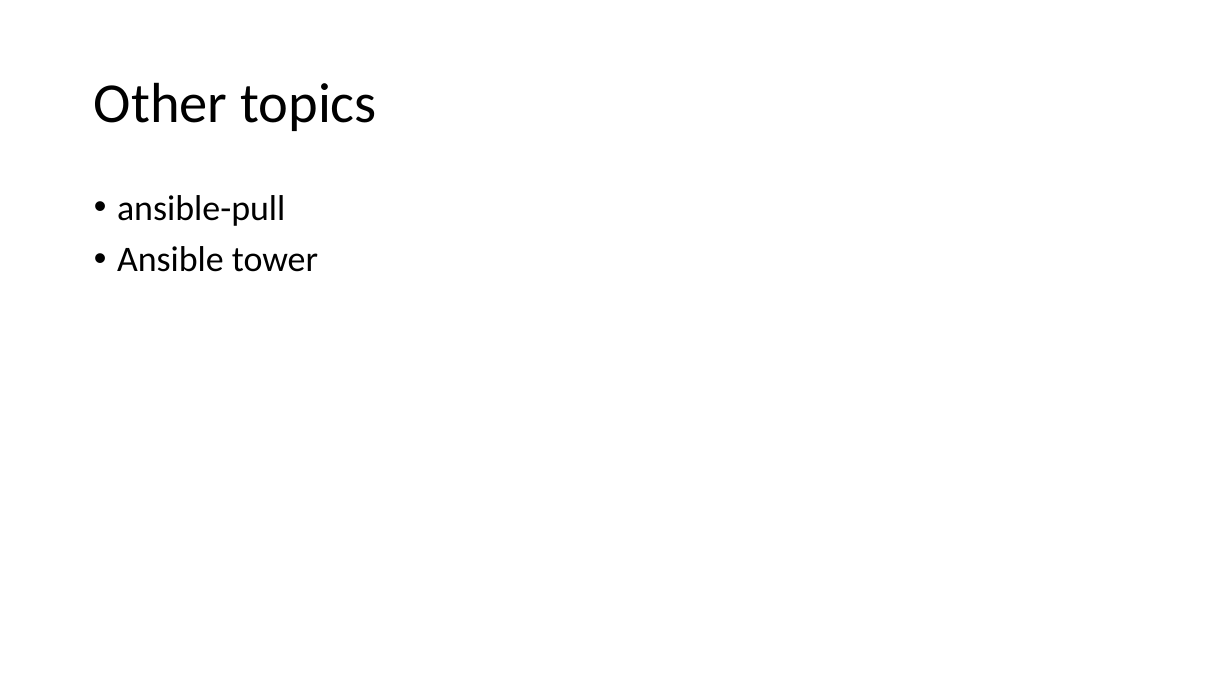
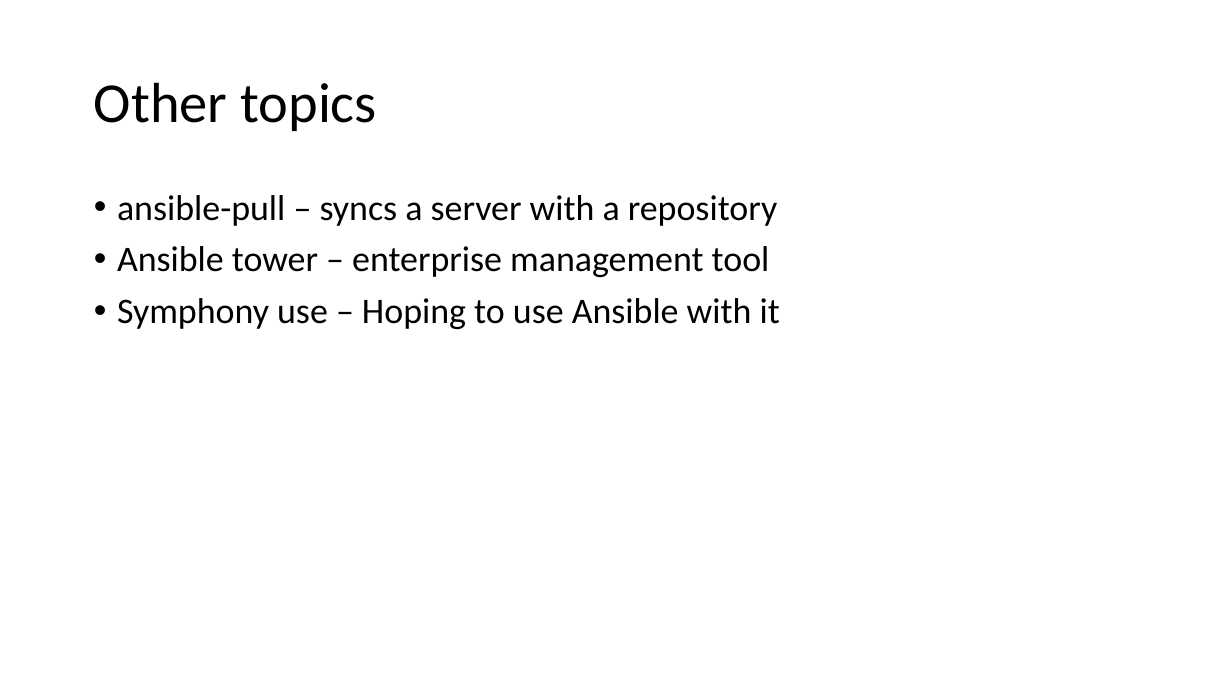
Before and after one commit to lisaplusplus/ansible-terraform-digitalocean-dualtomcat, a slide deck: slide 11 of ansible.pptx. Drawn at 1232x693 pixels with LibreOffice and Linux fonts; fonts in the diff are those of the drawing; background and template pictures are left out. Boxes give left, top, right and bottom in pixels: in the first picture for what was removed or moved away, otherwise in the second. Text is boxed around its words. In the diff, an @@ line names an element or a change of style, - is before the commit and + after.

Commit message:
Slide update

```diff
--- a/ansible.pptx
+++ b/ansible.pptx
@@ text at <box>117,195,780,329</box>: text changed @@
-• ansible-pull
-• Ansible tower
+• ansible-pull – syncs a server with a repository
+• Ansible tower – enterprise management tool
+• Symphony use – Hoping to use Ansible with it
```
